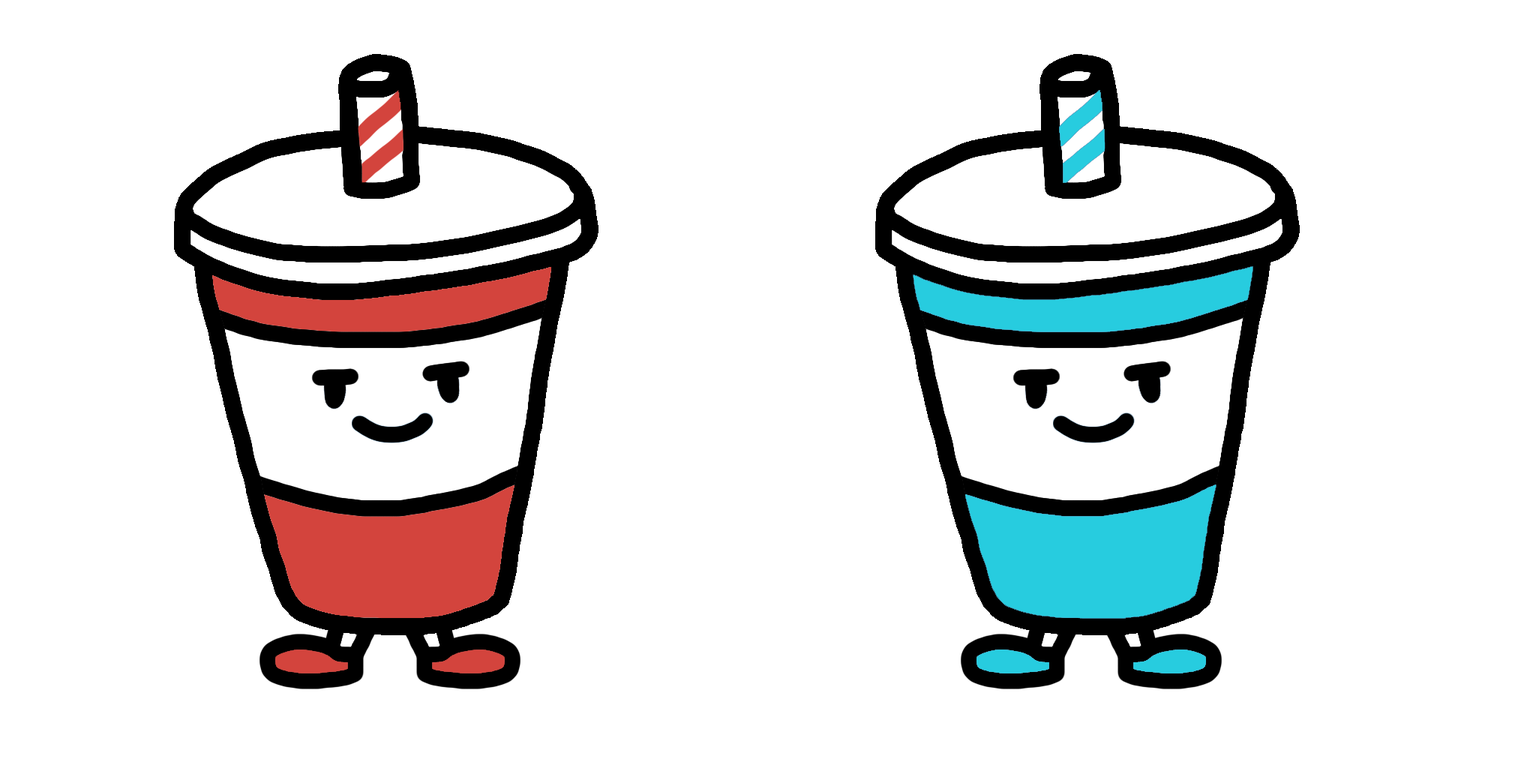
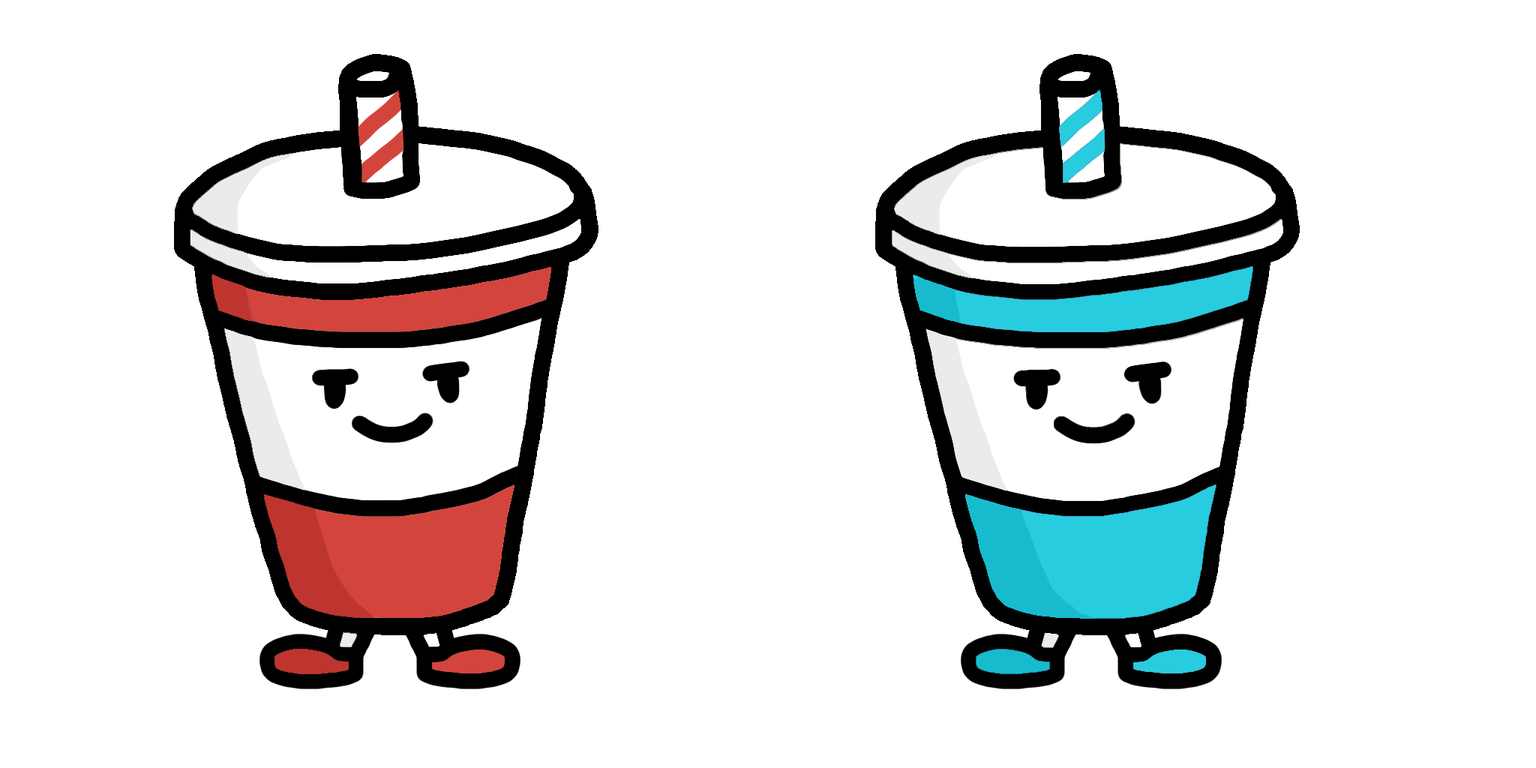
Layered file, before and after one edit (1536x768). Changes by layer:
painted on "Calque 4" over left=891, top=143, right=1284, bottom=675
painted on "Calque 3" over left=189, top=152, right=375, bottom=675
